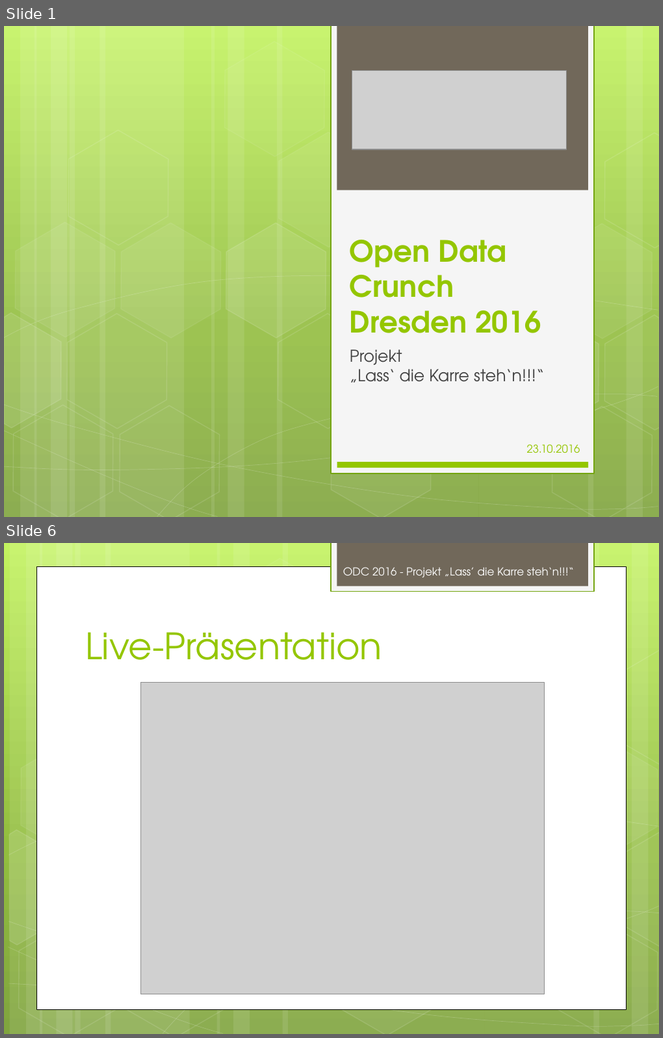
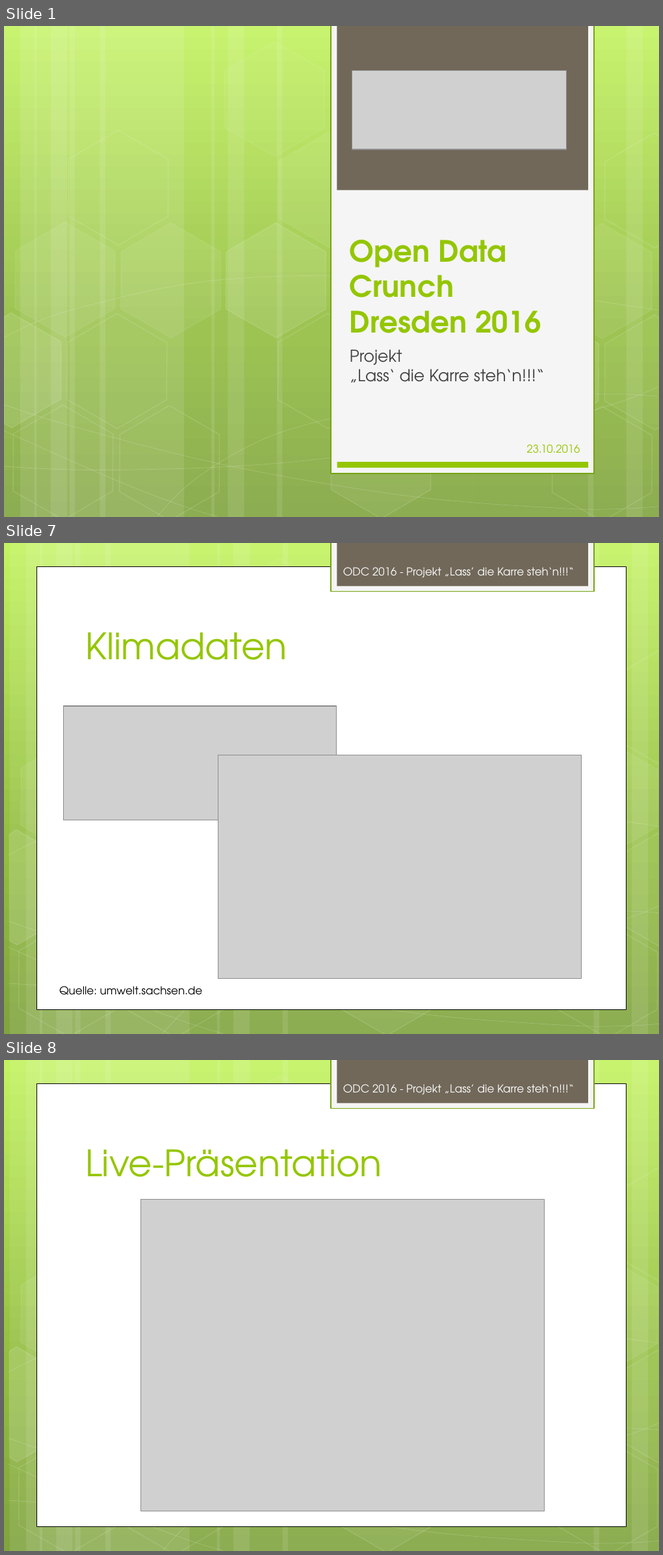
Before and after one commit to frankdressel/open-data-crunch-2016, a slide deck: branding/OpenDataCrunch.pptx. Shown one above the other, each under a label of ours: slides 1 and 6 before the commit, slides 1, 7 and 8 after it; the slides between them are not shown. The pictures are 663x1038 and 663x1555 pixels, drawn with LibreOffice and Linux fonts; fonts in the diff are those of the drawing; grey boxes stand for pictures. Boxes give left, top, right and bottom in pixels: in the first picture for what was removed or moved away, otherwise in the second. Text is boxed around its words. In the diff, an @@ line names an element or a change of style, - is before the commit and + after.

```diff
--- a/branding/OpenDataCrunch.pptx
+++ b/branding/OpenDataCrunch.pptx
@@ slide 7 added at (x1=4, y1=543, x2=659, y2=1034), background gradient #C3F35F to #93BF3F to #81A53E; not listed: 31 template elements that a slide beside it also shows @@
@@ text added at (x1=343, y1=567, x2=574, y2=577), 12 pt, text #FEFEFE @@
+ODC 2016 - Projekt „Lass’ die Karre steh‘n!!!“
@@ title added at (x1=85, y1=632, x2=287, y2=660), 40 pt, text #94C600 @@
+Klimadaten
@@ picture added at (x1=64, y1=706, x2=337, y2=820) @@
@@ picture added at (x1=218, y1=756, x2=582, y2=979) @@
@@ text added at (x1=59, y1=986, x2=203, y2=995), 12 pt, text #000000 @@
+Quelle: umwelt.sachsen.de
@@ what was slide 6 is now slide 8 @@
```
Also in this commit, not shown: 4 slides changed, 1 other slide added, 1 other file.
